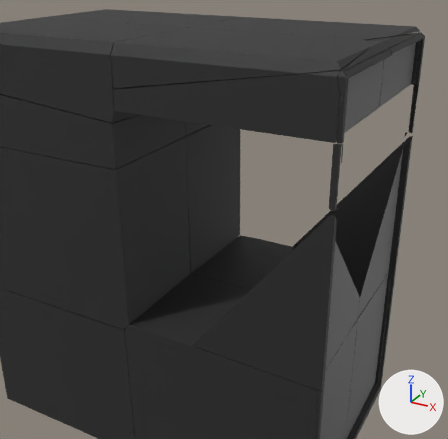
Before and after pictures for a commit that changed the Blender file VRRage-VR/assets/models/office/blendfiles/computer_kaputt.blend.
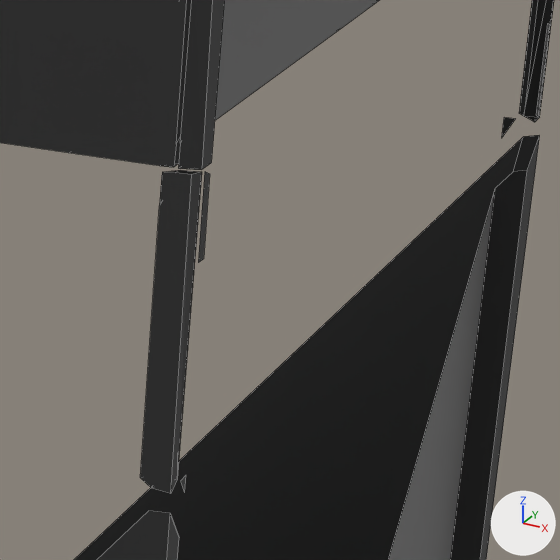
Each version appears first whole from a camera (50 mm lens) standing at (0.829, -1.327, 0.728) and looking at (0.331, -0.42, 0.275), and next in a close-up on the part from 67% to 93% of the width and 25% to 51% of the height. Arrows for +X, +Y and +Z are at lower right; the lights stay in place. The close-ups show mesh edges as thin lines.

Objects in the first close-up: 'computer-rigid_cell.003', 'computer-rigid_cell.011', 'computer-rigid_cell.014', 'computer-rigid_cell.015', 'computer-rigid_cell.021', 'computer-rigid_cell.022'.
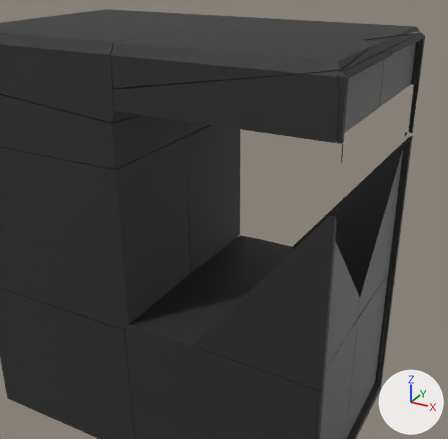
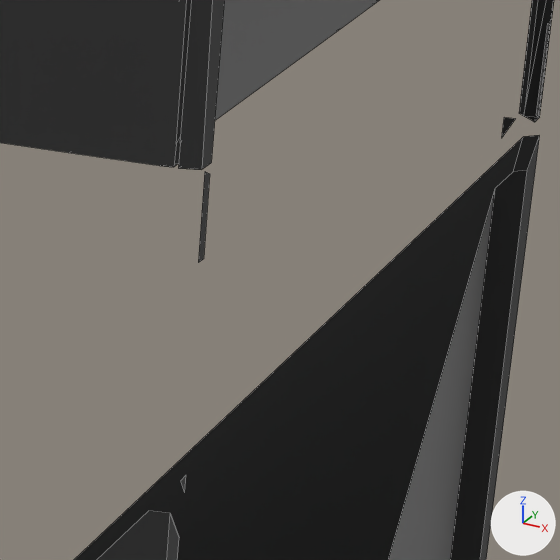
The newer file is also rescaled (x0.456), turned or shifted as a whole; pictures and numbers use the older file's frame.

What differs and where, as boxes [x1, y1, x2, y2] in the close-ups (560 x 560 px):
'computer-rigid_cell.015', deleted (black)
    before: [140, 170, 202, 494]

The change, as a list of edits to the scene's bpy script:
```text
Remove ob_computer_rigid_cell_015:
    ob_computer_rigid_cell_015 = bpy.data.objects.new('computer-rigid_cell.015', me_computer_rigid_cell_014)
    ob_computer_rigid_cell_015.location = (0.4925, -0.2978, 0.3501)
```
